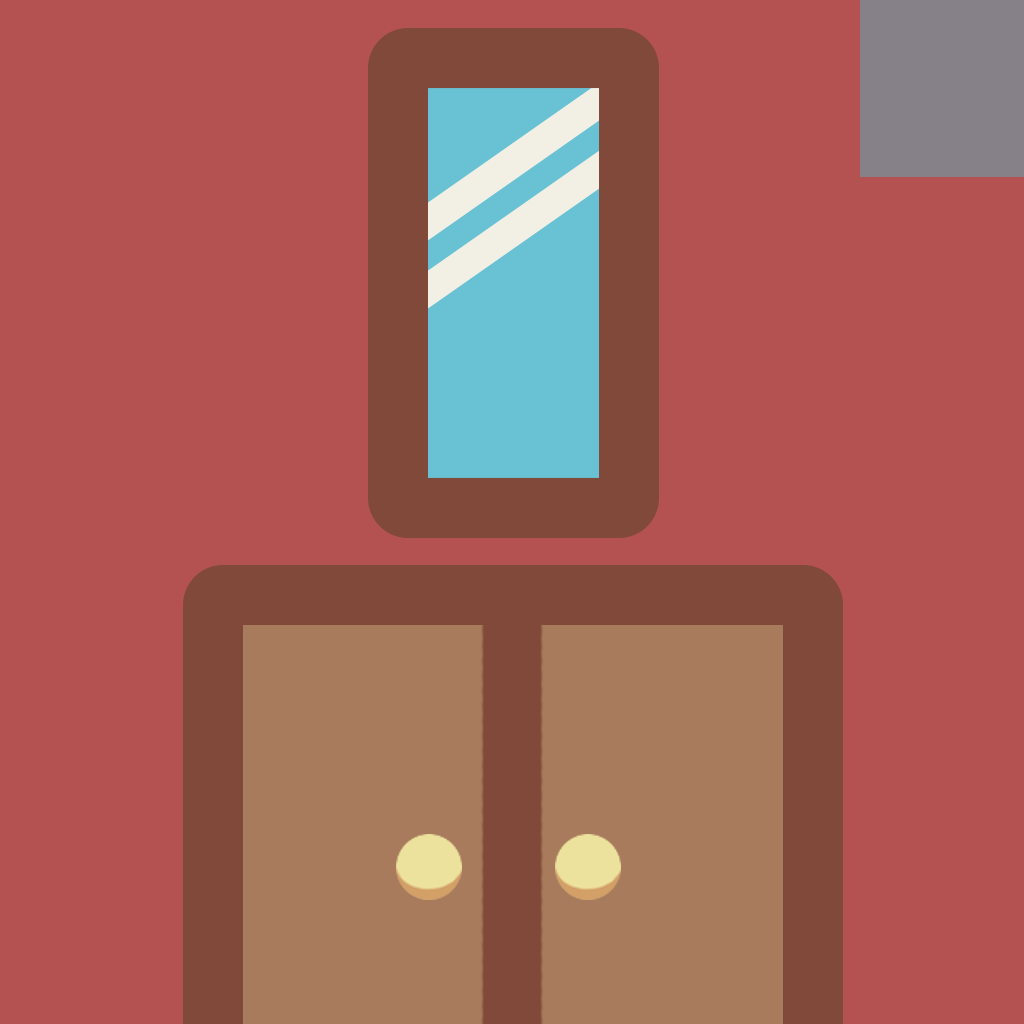
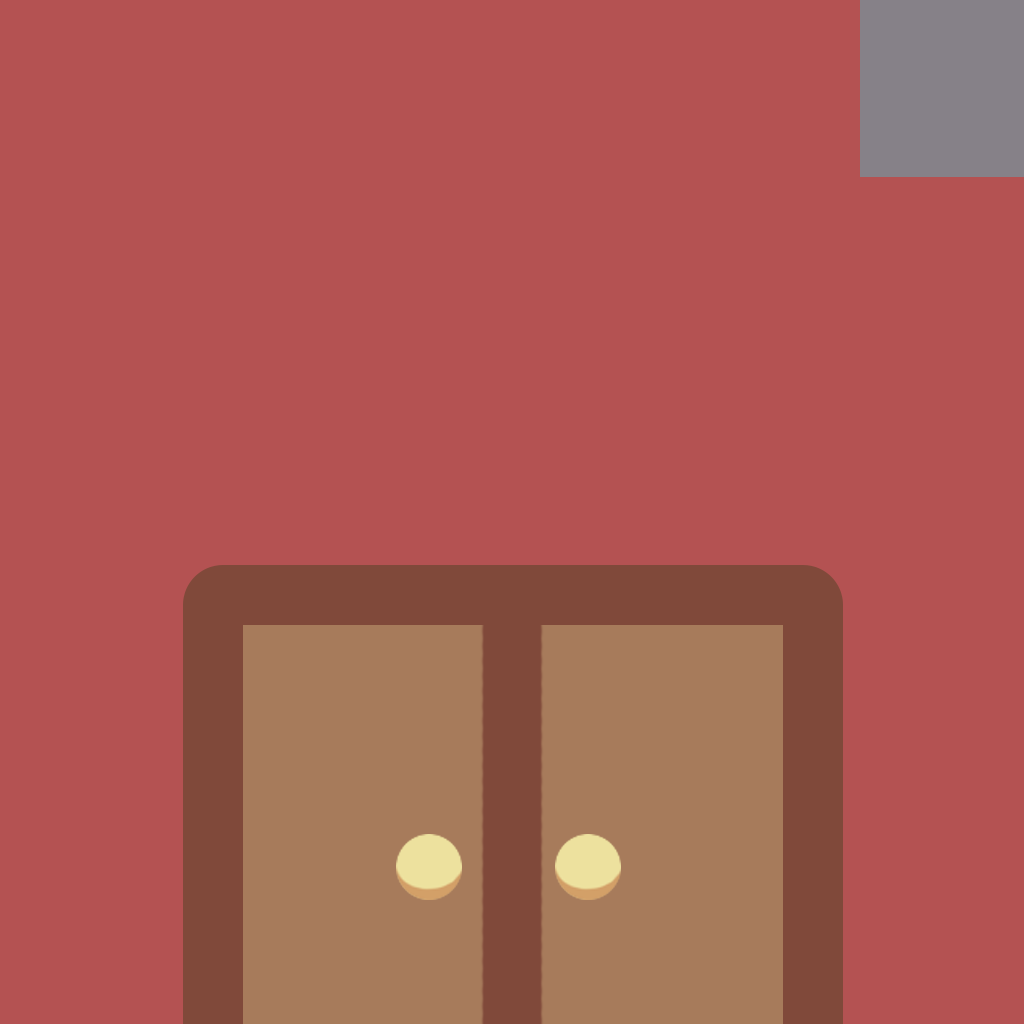
Two versions of the same layered image (1024x1024). Layer-by-layer changes:
hid group "Window" (1st of 3, in "Artboard 1") (4 layers) over [368, 28, 659, 538]
